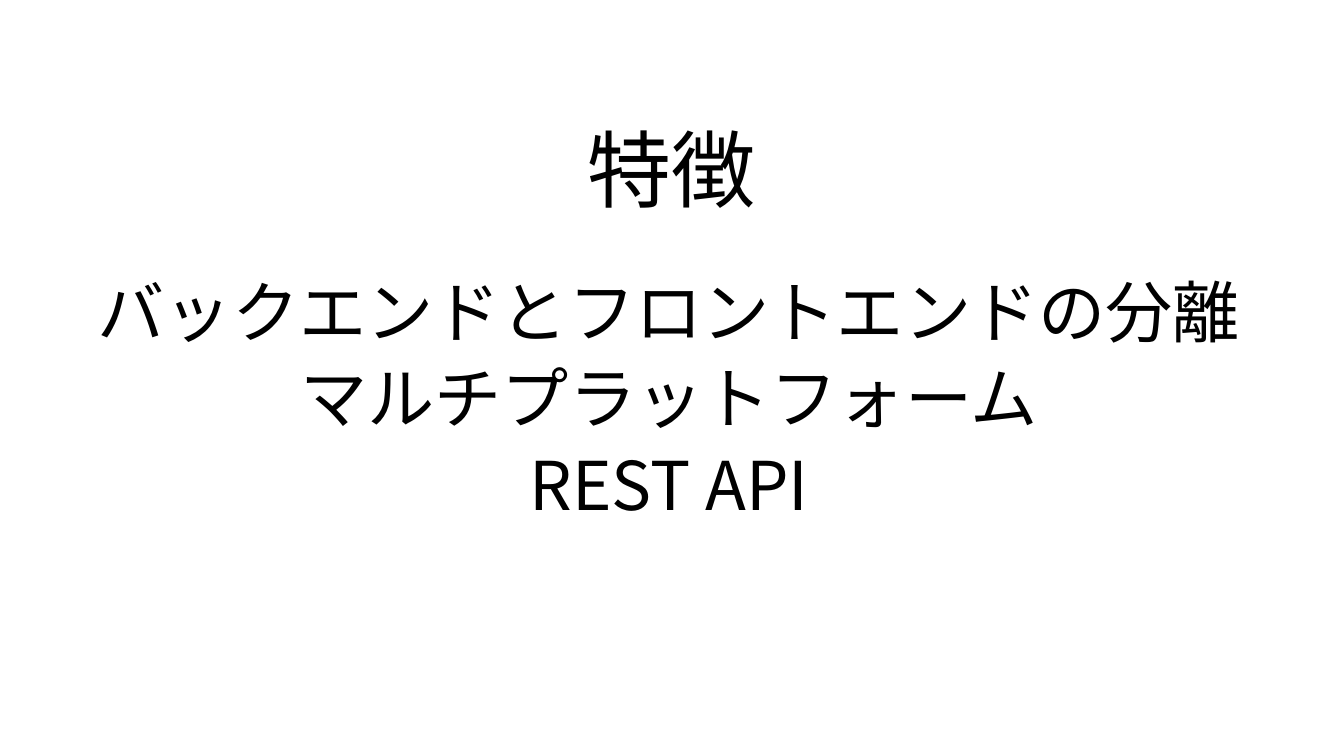
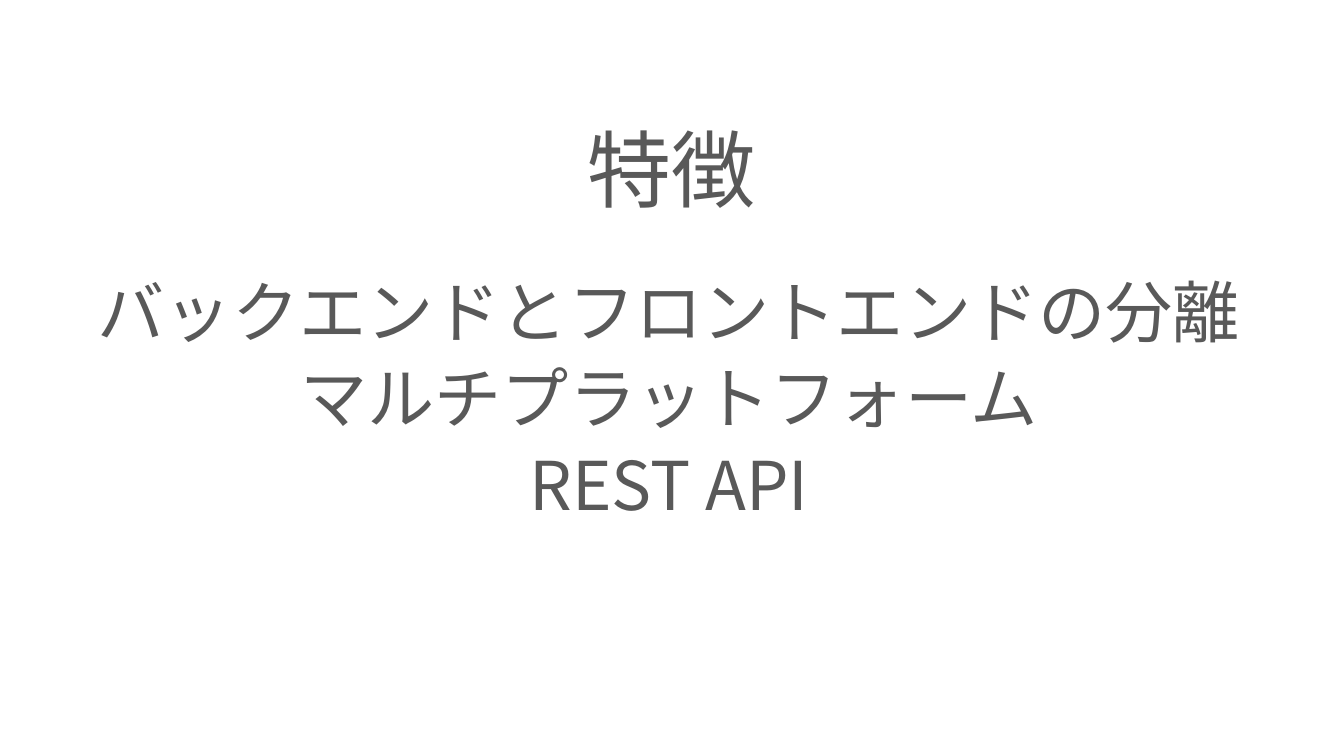
Before and after one commit to ivy239007/PG-, a slide deck: slide 6 of プレゼン資料.pptx. Drawn at 1344x756 pixels with LibreOffice and Linux fonts; fonts in the diff are those of the drawing; background and template pictures are left out. Boxes give left, top, right and bottom in pixels: in the first picture for what was removed or moved away, otherwise in the second. Text is boxed around its words. In the diff, an @@ line names an element or a change of style, - is before the commit and + after.

```diff
--- a/プレゼン資料.pptx
+++ b/プレゼン資料.pptx
@@ title "特徴" at [588, 130, 756, 208]: text colour #000000 to #595959 @@
@@ subtitle "バックエンドとフロントエンドの分離" at [98, 280, 1240, 511]: text colour #000000 to #595959 @@
```
Also in this commit, not shown: 9 other slides changed.
